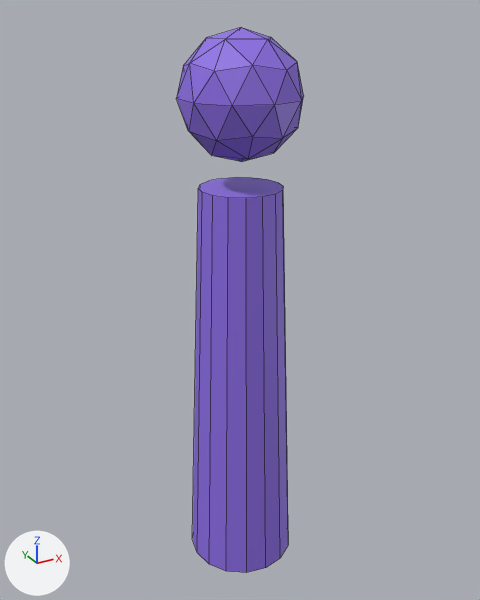
The Blender file blendfiles/human.blend, before and after one commit.
The view is the same before and after, from a 50 mm lens placed at (-1.034, -1.873, 2.003), pointed at (0.013, 0.031, 1.051). The lights are fixed; the arrows at lower left show +X, +Y and +Z. Mesh edges are drawn as thin lines.
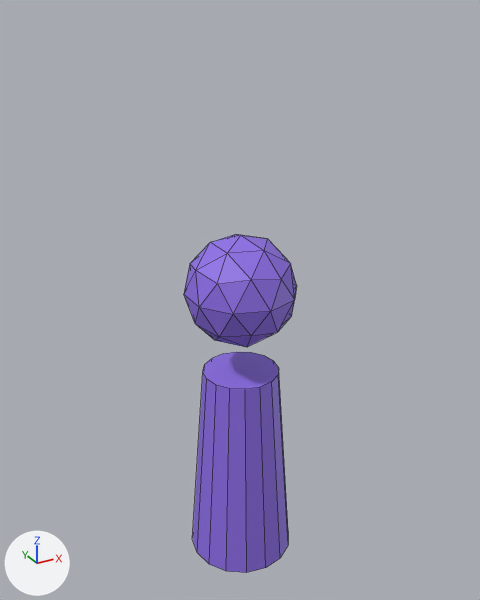
What changed in the scene script:
```text
Change me_cylinder:
    where me_cylinder.from_pydata(...)  # 74 vertices, 98 faces; spans x -0.4..0.4, y -0.4..0.4, z 0.0..3.9
    used by ob_cylinder; location = (0.0, 0.0, 0.0); scale = (0.5, 0.5, 0.5)
    me_cylinder part 1: the loose piece of 42 vertices spanning x -0.38..0.38, y -0.4..0.4, z 3.1..3.9 is moved by (0.0, 0.0, -1.29)
    me_cylinder part 2: all 16 vertices in x -0.28..0.28, y -0.28..0.28, z 2.93 are moved by (0.0, 0.0, -1.36)
```

Pixel boxes (x1, y1, x2, y2) of what changed, in the pictures (480 x 600 px; the box of a moved part takes in the faces that stretch with it):
'Cylinder', reshaped (12% narrower, 38% shorter)
    before: (176, 27, 304, 573)
    after: (184, 234, 296, 573)
part 1 of me_cylinder, moved or reshaped
    before: (176, 27, 304, 162)
    after: (184, 234, 296, 347)
part 2 of me_cylinder, moved or reshaped
    before: (193, 177, 288, 561)
    after: (193, 352, 288, 561)
